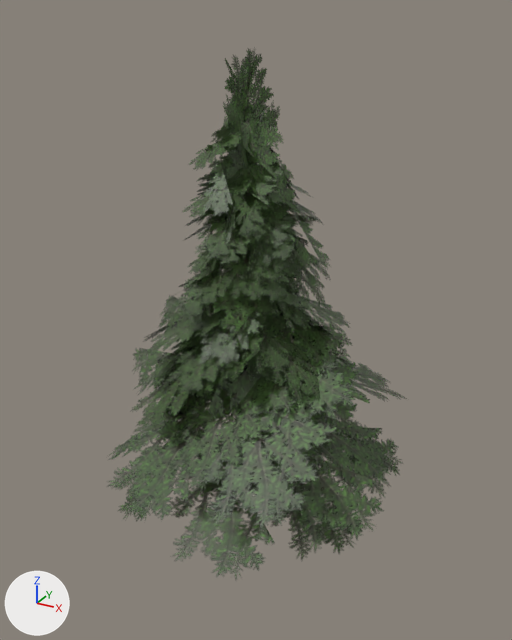
The FBX model Assets/Models/Tree_07/Tree_07_Low.fbx, before and after one commit.
Rendered twice from a camera (50 mm lens) standing at (4.53, -7.99, 6.74) and looking at (0.16, -0.05, 2.77). Arrows for +X, +Y and +Z are at lower left; the lights stay in place. Where no turn or scale is listed for an object, it has been applied to the vertices. Vertices at the same position are counted once.
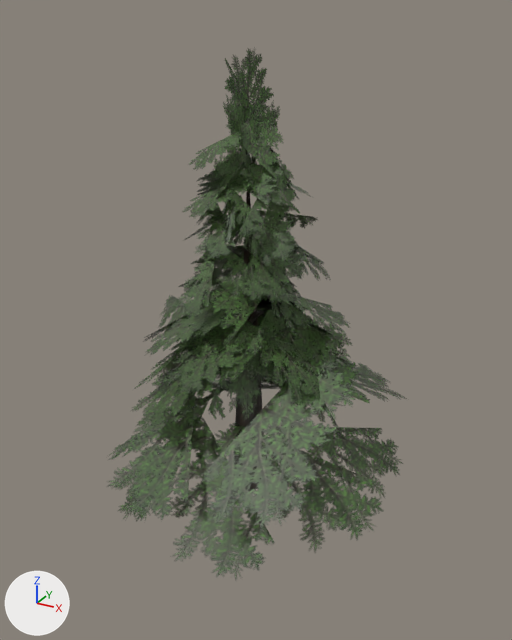
Boxes [x1, y1, x2, y2] around the edits, measured in the pictures (512 x 640 px):
part 1 of me_mesh, deleted (green): before [163, 60, 391, 560]
part 2 of me_mesh, deleted (green): before [132, 192, 331, 404]

The change, as a list of edits to the scene's bpy script:
```text
Change me_mesh:
    used by ob_polysurface2; location = (0.0, 0.0, 0.0)
    remove me_mesh.from_pydata(...)  # 467 vertices, 168 faces; spans x -2.7..3.06, y -2.77..3.17, z 0.0..6.53
    add me_mesh.from_pydata(...)  # 282 vertices, 100 faces; spans x -2.63..3.06, y -2.77..3.17, z 0.0..6.53
    me_mesh part 1: 45 loose pieces with 150 vertices, spanning x -2.7..2.73, y -2.4..2.41, z 0.08..6.28, are deleted
    me_mesh part 2
    35 vertices are removed from x -1.5..1.19, y -1.45..1.26, z 1.05..4.86
    18 faces are deleted
```
